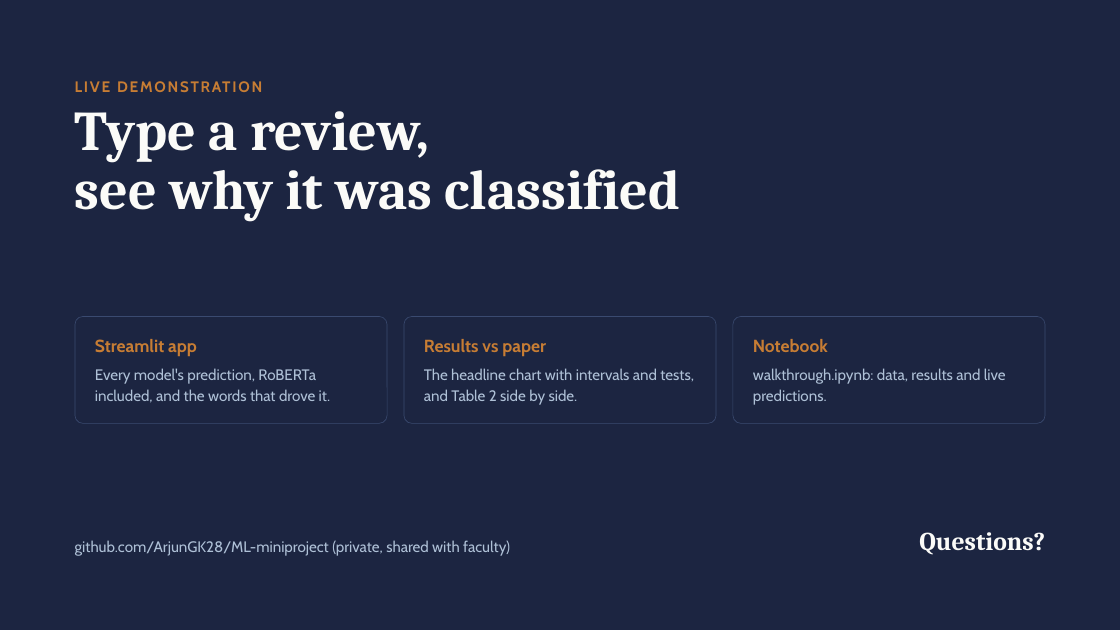
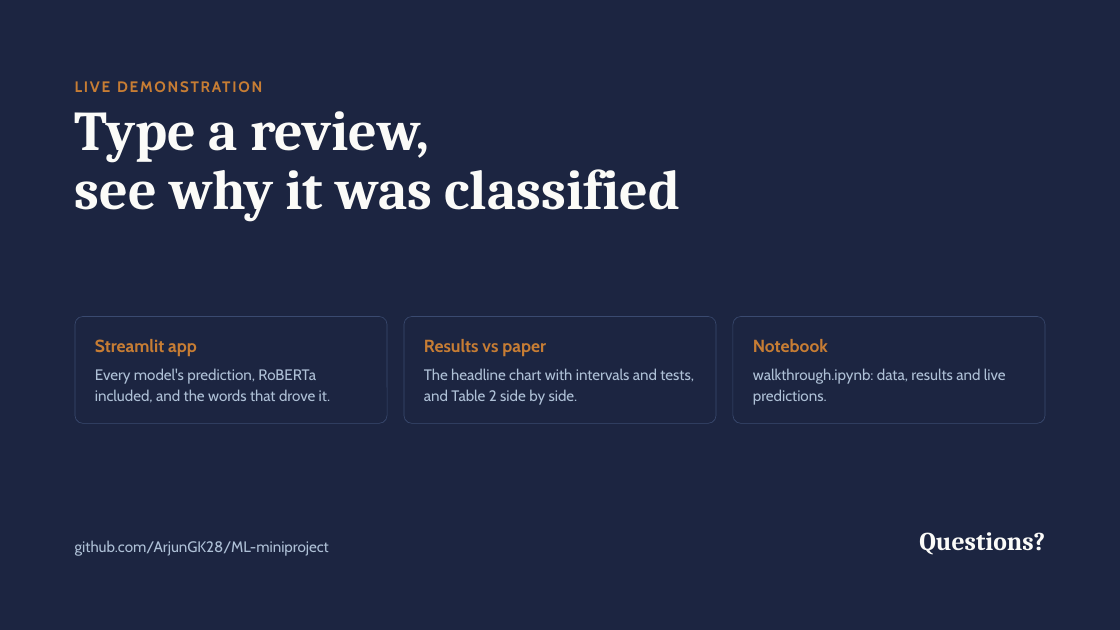
Before and after one commit to ArjunGK28/ML-miniproject, a slide deck: slide 22 of slides/IMDb Sentiment Reproduce & Improve.pptx. Drawn at 1120x630 pixels with LibreOffice and Linux fonts; fonts in the diff are those of the drawing. Boxes give left, top, right and bottom in pixels: in the first picture for what was removed or moved away, otherwise in the second. Text is boxed around its words. In the diff, an @@ line names an element or a change of style, - is before the commit and + after.

Commit message:
Show the public repo link on the demo slide

```diff
--- a/slides/IMDb Sentiment Reproduce & Improve.pptx
+++ b/slides/IMDb Sentiment Reproduce & Improve.pptx
@@ text at <box>75,540,329,556</box>: text changed @@
-github.com/ArjunGK28/ML-miniproject (private, shared with faculty)
+github.com/ArjunGK28/ML-miniproject
```
